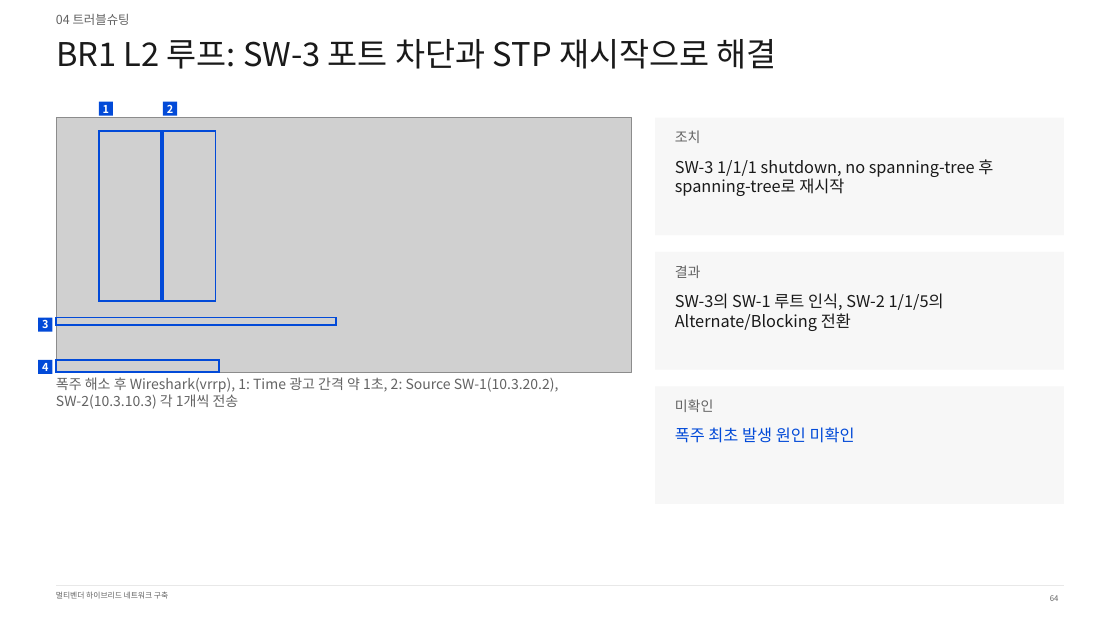
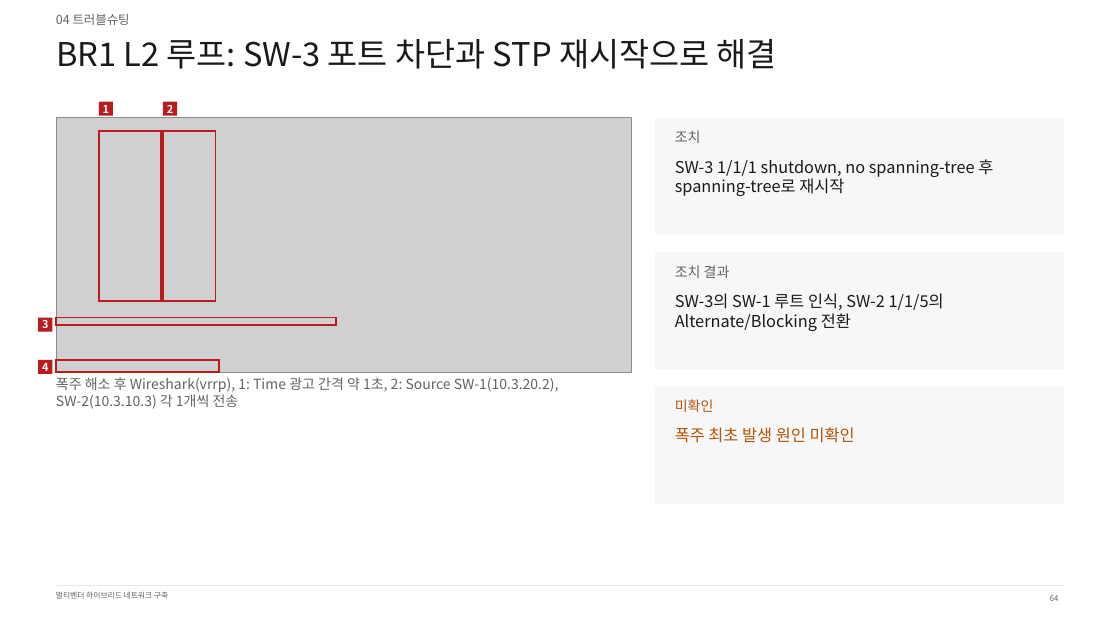
Before and after one commit to KSNAM97/multivendor-wan-dmvpn-mpls-lab, a slide deck: slide 64 of ppt/최종/멀티벤더_하이브리드_WAN_구축_남기석_261020.pptx. Drawn at 1120x630 pixels with LibreOffice and Linux fonts; fonts in the diff are those of the drawing; grey boxes stand for pictures. Boxes give left, top, right and bottom in pixels: in the first picture for what was removed or moved away, otherwise in the second. Text is boxed around its words. In the diff, an @@ line names an element or a change of style, - is before the commit and + after.

```diff
--- a/ppt/최종/멀티벤더_하이브리드_WAN_구축_남기석_261020.pptx
+++ b/ppt/최종/멀티벤더_하이브리드_WAN_구축_남기석_261020.pptx
@@ text at [675, 265, 730, 278]: text changed @@
-결과
+조치 결과
@@ fill #024AD8 to #B91C1C in 4 elements at [99, 102, 113, 116], [163, 102, 177, 116], [38, 318, 52, 332], [38, 360, 52, 374] @@
@@ outline #024AD8 2.25 pt to #B91C1C 2.25 pt in 4 elements at [99, 131, 161, 301], [163, 131, 216, 301], [56, 318, 336, 325], [56, 360, 220, 372] @@
@@ text "미확인" at [675, 399, 714, 412]: text colour #636363 to #B45309 @@
@@ text "폭주 최초 발생 원인 미확인" at [675, 427, 855, 443]: text colour #024AD8 to #B45309 @@
```
Also in this commit, not shown: 42 other slides changed, 1 other file.
